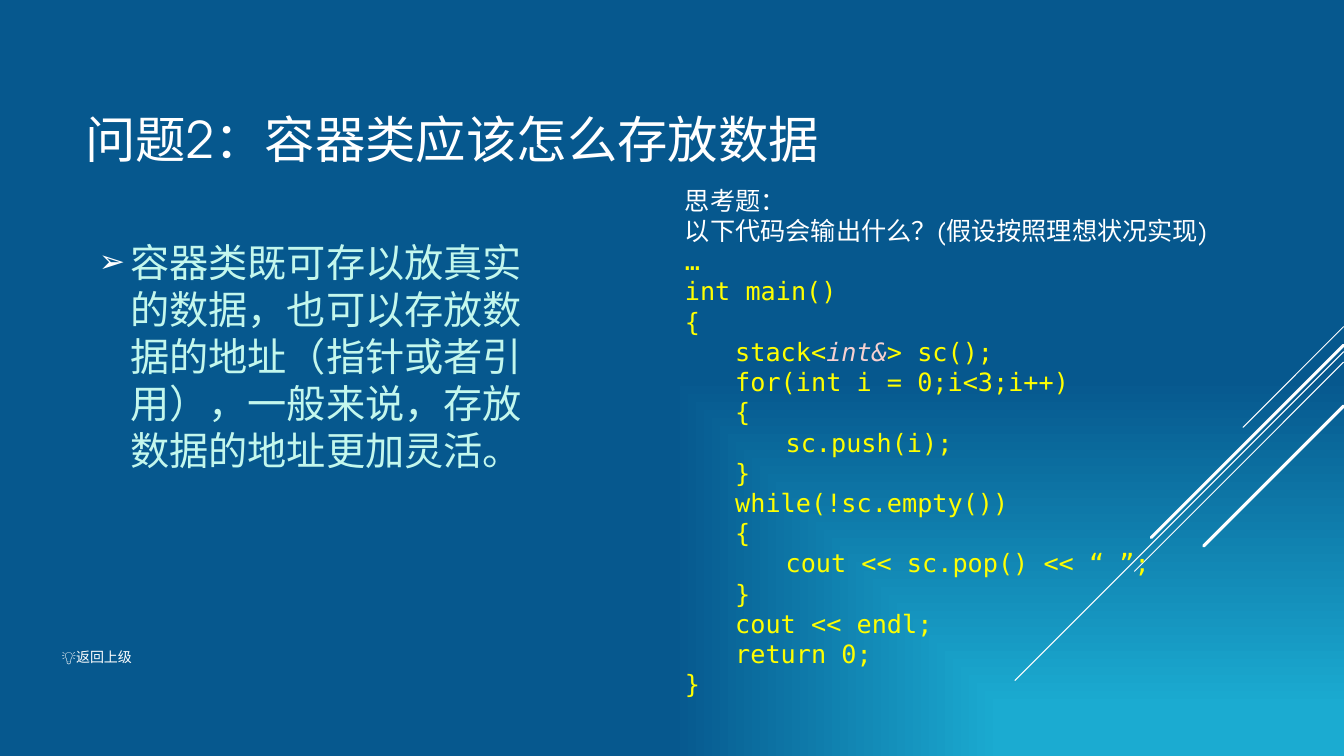
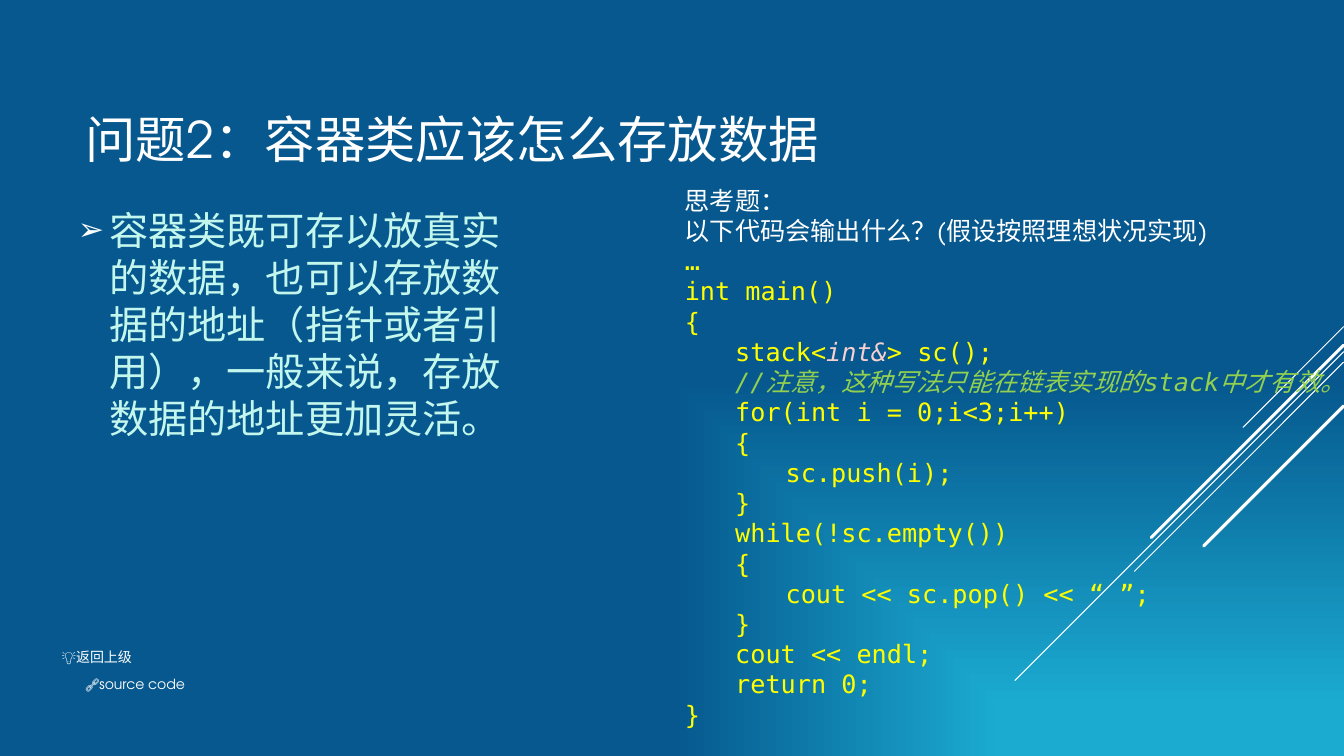
Before and after one commit to h1542462994/homework.gallery, a slide deck: slide 10 of .cpp/下学期实验/exp4/第四次实验分享.pptx. Drawn at 1344x756 pixels with LibreOffice and Linux fonts; fonts in the diff are those of the drawing. Boxes give left, top, right and bottom in pixels: in the first picture for what was removed or moved away, otherwise in the second. Text is boxed around its words. In the diff, an @@ line names an element or a change of style, - is before the commit and + after.

```diff
--- a/.cpp/下学期实验/exp4/第四次实验分享.pptx
+++ b/.cpp/下学期实验/exp4/第四次实验分享.pptx
@@ text "容器类既可存以放真实的数据，也可以存放数据的地址（指针或者引用），一般来说，存放数据的地址更加灵活。" moved from (x1=130, y1=244, x2=521, y2=469) to (x1=109, y1=212, x2=500, y2=437) @@
@@ text at (x1=766, y1=364, x2=1344, y2=399): paragraph added @@
+//注意，这种写法只能在链表实现的stack中才有效。
@@ text added at (x1=85, y1=678, x2=185, y2=692), 10 pt, text #FFFFFF @@
+🔗source code
```
Also in this commit, not shown: 6 other slides changed, 3 slides added, 1 other file.
